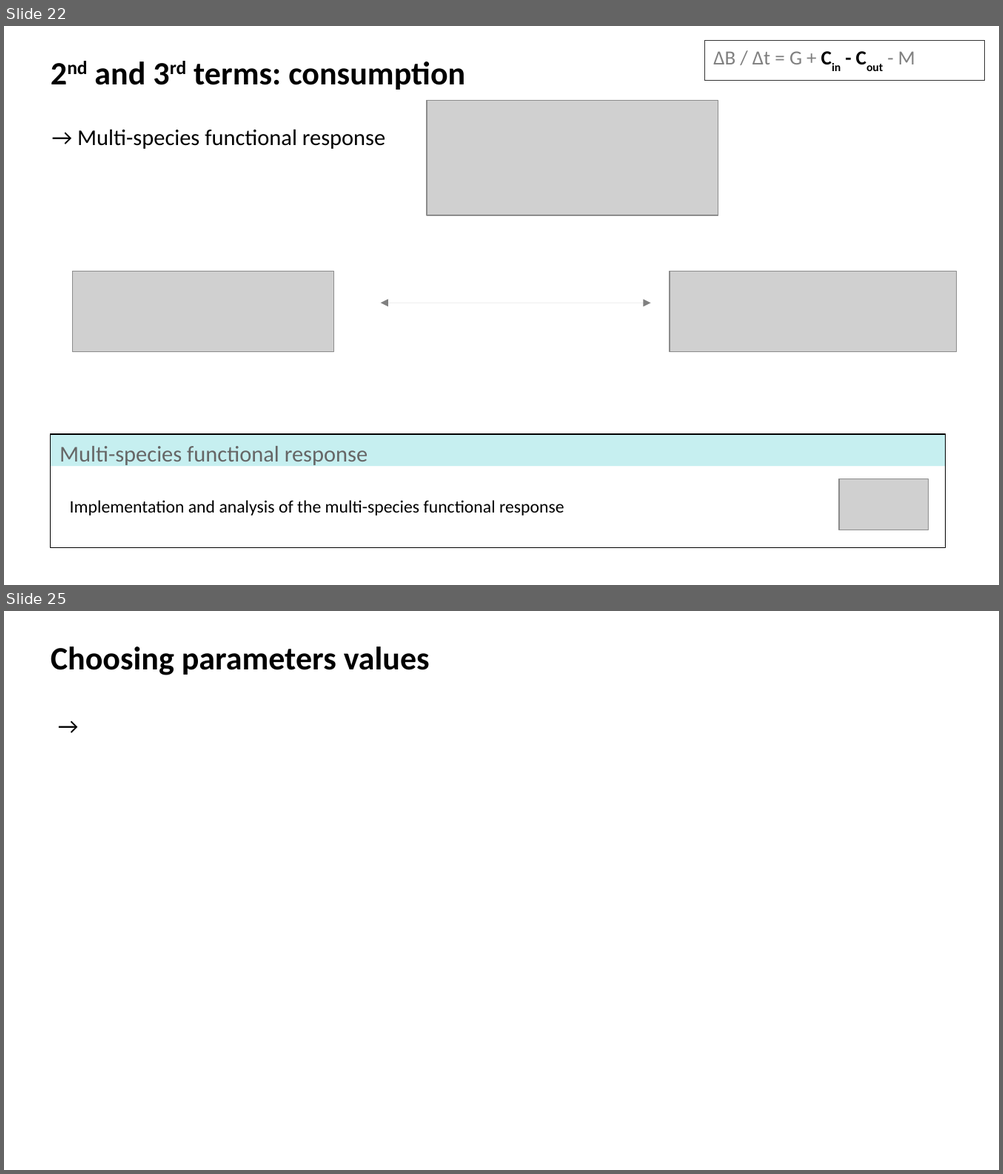
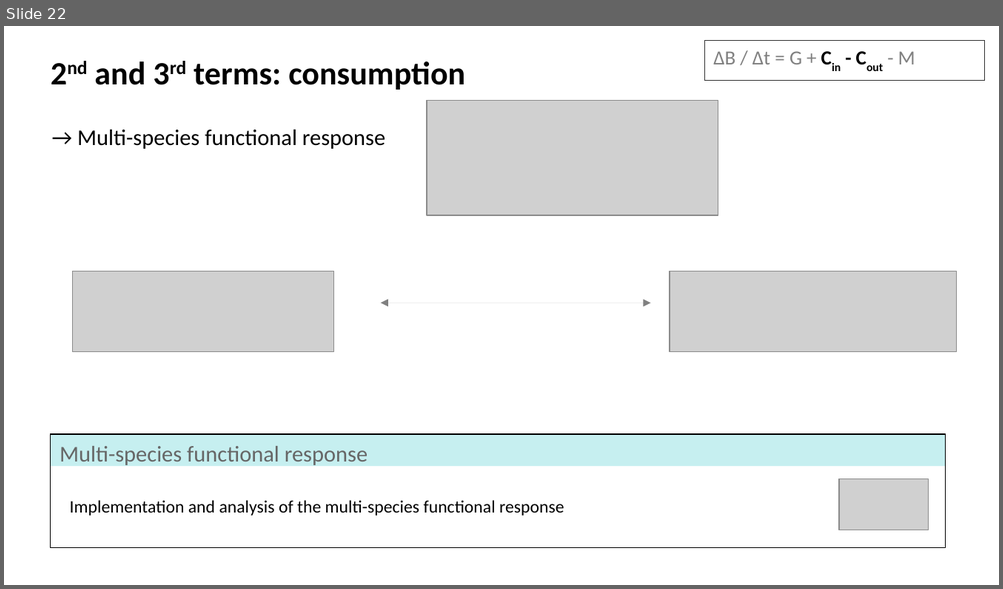
Before and after one commit to evadelmas/FoodwebsBioenergetics, a slide deck: slides.odp. Shown one above the other, each under a label of ours: slides 22 and 25 before the commit, slide 22 after it; the slides between them are not shown. The pictures are 1003x1174 and 1003x589 pixels, drawn with LibreOffice and Linux fonts; fonts in the diff are those of the drawing; grey boxes stand for pictures. Boxes give left, top, right and bottom in pixels: in the first picture for what was removed or moved away, otherwise in the second. Text is boxed around its words. In the diff, an @@ line names an element or a change of style, - is before the commit and + after.

```diff
--- a/slides.odp
+++ b/slides.odp
@@ slide 25 removed at (4, 611, 999, 1170), background #FFFFFF @@
@@ text removed at (51, 647, 430, 675) @@
-Choosing parameters values
@@ text removed at (49, 707, 961, 800) @@
-→
```
Also in this commit, not shown: 4 slides changed, 9 slides added, 1 other slide removed, 2 other files.
